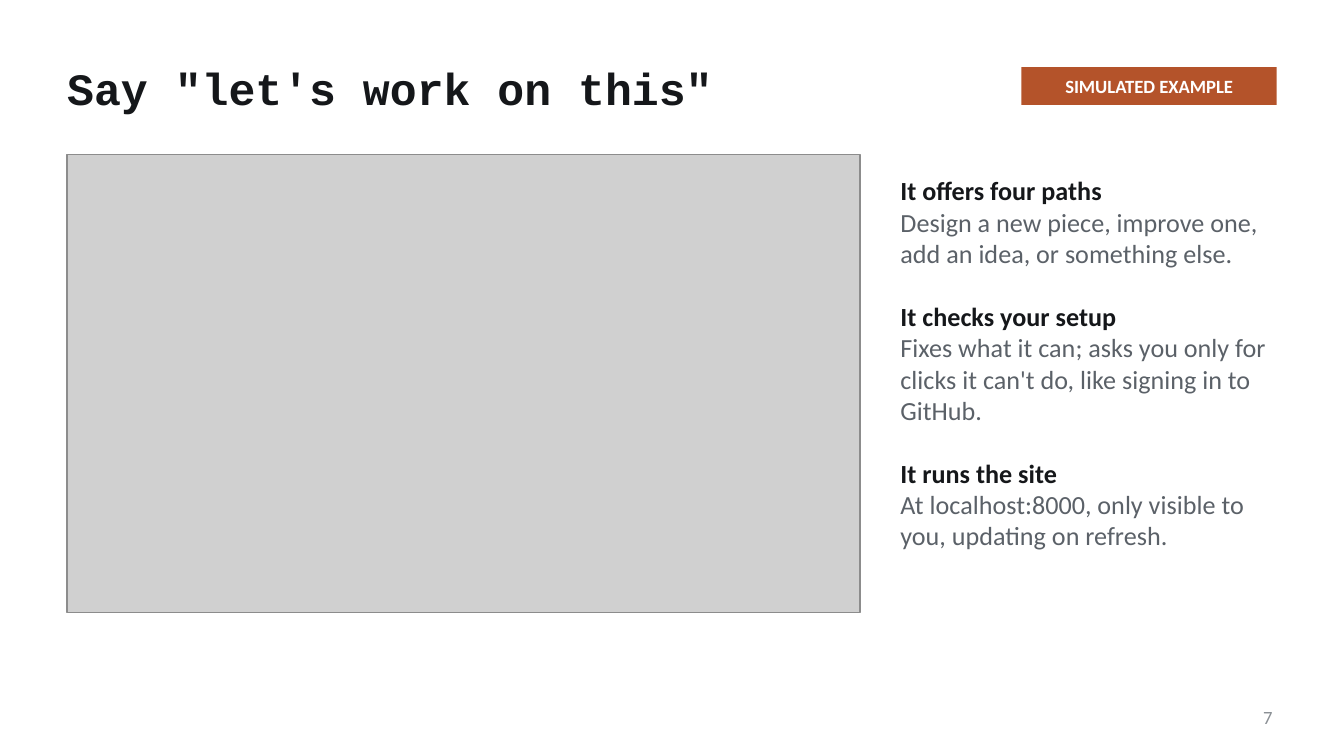
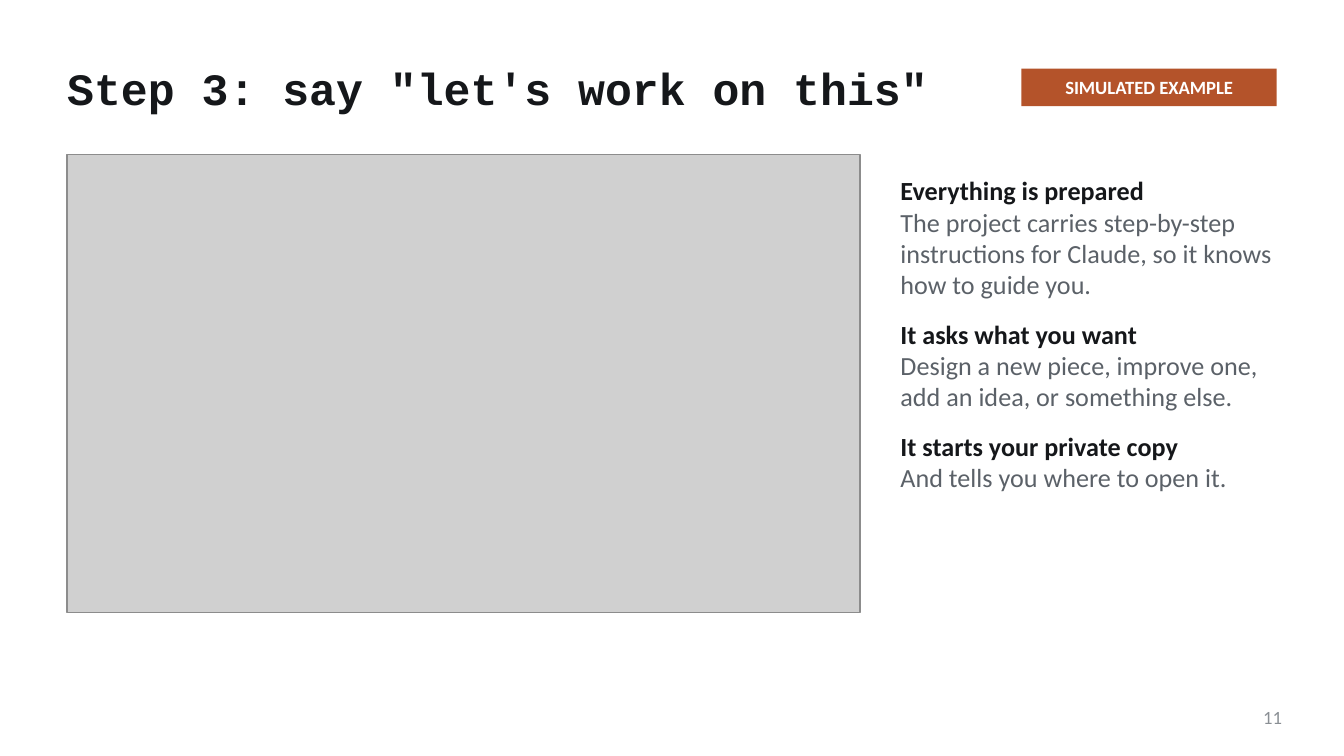
Before and after one commit to mfprado/acrylic-furniture, a slide deck: slide 11 of docs/contributing-guide.pptx (slide 7 before the commit). Drawn at 1344x756 pixels with LibreOffice and Linux fonts; fonts in the diff are those of the drawing; grey boxes stand for pictures. Boxes give left, top, right and bottom in pixels: in the first picture for what was removed or moved away, otherwise in the second. Text is boxed around its words. In the diff, an @@ line names an element or a change of style, - is before the commit and + after.

```diff
--- a/docs/contributing-guide.pptx
+++ b/docs/contributing-guide.pptx
@@ title at (x1=67, y1=73, x2=927, y2=115): text changed @@
-Say "let's work on this"
+Step 3: say "let's work on this"
@@ text at (x1=900, y1=181, x2=1271, y2=348): text changed; text colour #15171A to #5B6168; bold off @@
-It offers four paths
+Everything is prepared
+The project carries step-by-step instructions for Claude, so it knows how to guide you.
+It asks what you want
@@ text at (x1=900, y1=437, x2=1226, y2=491): text changed @@
-It checks your setup
-Fixes what it can; asks you only for clicks it can't do, like signing in to GitHub.
-It runs the site
-At localhost:8000, only visible to you, updating on refresh.
+It starts your private copy
+And tells you where to open it.
@@ page number at (x1=1263, y1=712, x2=1282, y2=724): text changed @@
-7
+11
```
Also in this commit, not shown: 8 other slides changed, 8 slides added, 5 slides removed, 3 other files.
